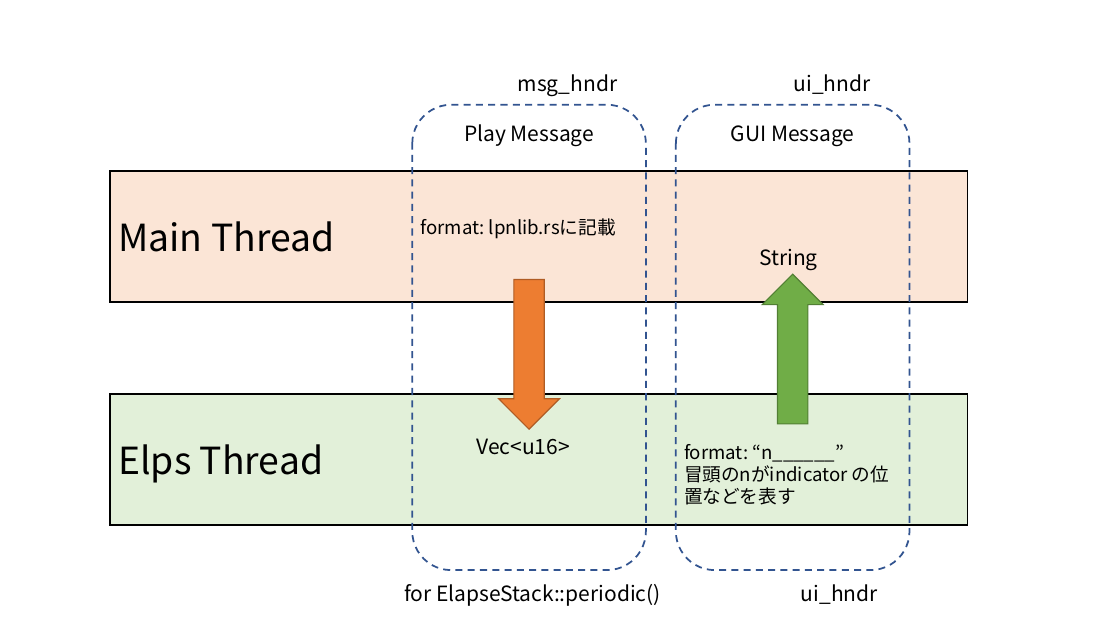
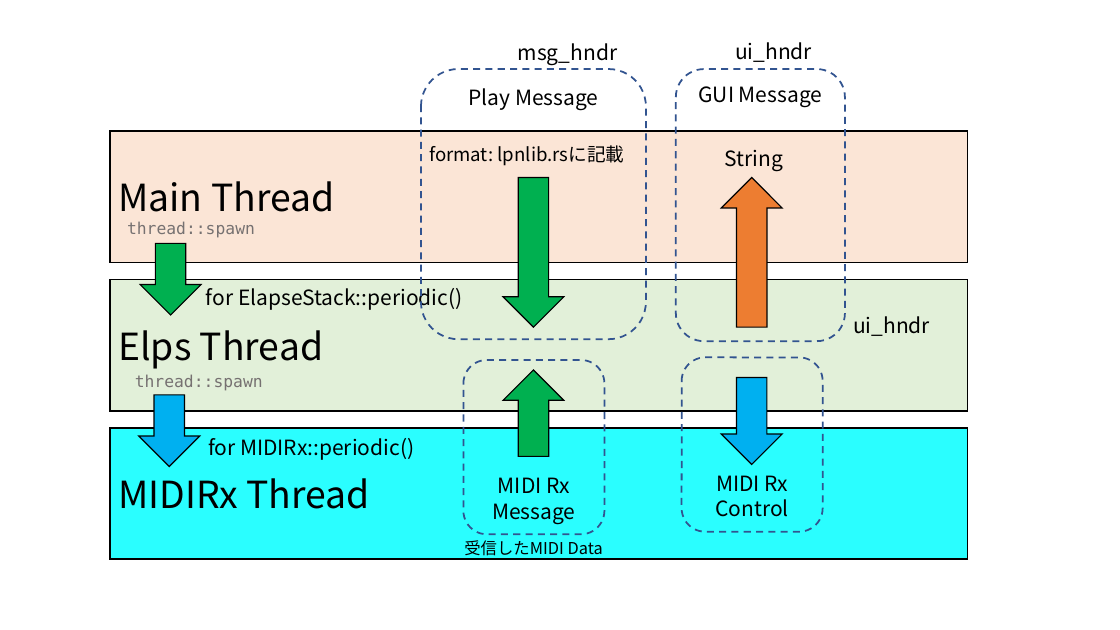
Before and after one commit to hasebems/Loopian_Rust, a slide deck: slide 16 of doc/design.pptx. Drawn at 1120x630 pixels with LibreOffice and Linux fonts; fonts in the diff are those of the drawing. Boxes give left, top, right and bottom in pixels: in the first picture for what was removed or moved away, otherwise in the second. Text is boxed around its words. In the diff, an @@ line names an element or a change of style, - is before the commit and + after.

Commit message:
スレッド追加の資料作成

```diff
--- a/doc/design.pptx
+++ b/doc/design.pptx
@@ text "msg_hndr": place and size @@
-text "msg_hndr" at (518, 74, 618, 96)
+text "msg_hndr" at (518, 43, 618, 65)
@@ text "ui_hndr": place and size @@
-text "ui_hndr" at (794, 74, 871, 94)
+text "ui_hndr" at (735, 42, 812, 62)
@@ rounded rectangle "Play Message": place and size @@
-rounded rectangle "Play Message" at (413, 105, 646, 571)
+rounded rectangle "Play Message" at (421, 69, 646, 339)
@@ rounded rectangle "GUI Message": place and size @@
-rounded rectangle "GUI Message" at (676, 105, 910, 571)
+rounded rectangle "GUI Message" at (676, 69, 845, 341)
@@ rectangle "Main Thread": place and size @@
-rectangle "Main Thread" at (110, 171, 968, 302)
+rectangle "Main Thread" at (110, 131, 968, 262)
@@ text "format: lpnlib.rsに記載": place and size @@
-text "format: lpnlib.rsに記載" at (421, 218, 616, 239)
+text "format: lpnlib.rsに記載" at (429, 145, 625, 166)
@@ text "String": place and size @@
-text "String" at (759, 249, 817, 270)
+text "String" at (725, 150, 783, 172)
@@ down arrow: place and size @@
-down arrow at (499, 280, 560, 429)
+down arrow at (503, 177, 564, 327)
@@ down arrow at (503, 177, 564, 327): fill #ED7D31 to #00B050; outline #AF5C24 1 pt to #000000 1 pt @@
@@ down arrow: place and size @@
-down arrow at (762, 274, 823, 423)
+down arrow at (722, 177, 782, 327)
@@ down arrow at (722, 177, 782, 327): fill #70AD47 to #ED7D31; outline #538035 1 pt to #000000 1 pt @@
@@ text added at (127, 221, 255, 238), 14 pt, text #767171 @@
+thread::spawn
@@ down arrow added at (140, 244, 201, 315), fill #00B050, outline #000000 1 pt @@
@@ rectangle "Elps Thread": place and size @@
-rectangle "Elps Thread" at (110, 394, 968, 525)
+rectangle "Elps Thread" at (110, 280, 968, 411)
@@ text "for ElapseStack::periodic()": place and size @@
-text "for ElapseStack::periodic()" at (404, 584, 660, 606)
+text "for ElapseStack::periodic()" at (206, 288, 462, 310)
@@ text "ui_hndr": place and size @@
-text "ui_hndr" at (801, 584, 878, 604)
+text "ui_hndr" at (853, 316, 930, 336)
@@ rounded rectangle added at (682, 358, 823, 532), outline #325491 1.5 pt dashed, 18 pt, text #000000 @@
+MIDI Rx Control
@@ text added at (135, 374, 263, 391), 14 pt, text #767171 @@
+thread::spawn
@@ rounded rectangle added at (464, 360, 605, 534), outline #325491 1.5 pt dashed, 18 pt, text #000000 @@
+MIDI Rx Message
@@ down arrow added at (503, 370, 564, 456), fill #00B050, outline #000000 1 pt @@
@@ down arrow added at (722, 377, 782, 465), fill #00B0F0, outline #000000 1 pt @@
@@ down arrow added at (139, 395, 199, 466), fill #00B0F0, outline #000000 1 pt @@
@@ rectangle added at (110, 428, 968, 559), fill #2AFEFF, outline #000000 1.5 pt, 32 pt, text #000000 @@
+MIDIRx Thread
@@ text added at (208, 438, 414, 460), 18 pt, text #000000 @@
+for MIDIRx::periodic()
@@ text removed at (477, 438, 570, 455) @@
-Vec<u16>
@@ text removed at (684, 444, 889, 505) @@
-format: “n______”
-冒頭のnがindicator の位置などを表す
@@ text added at (464, 540, 603, 559), 14 pt, text #000000 @@
+受信したMIDI Data
```
